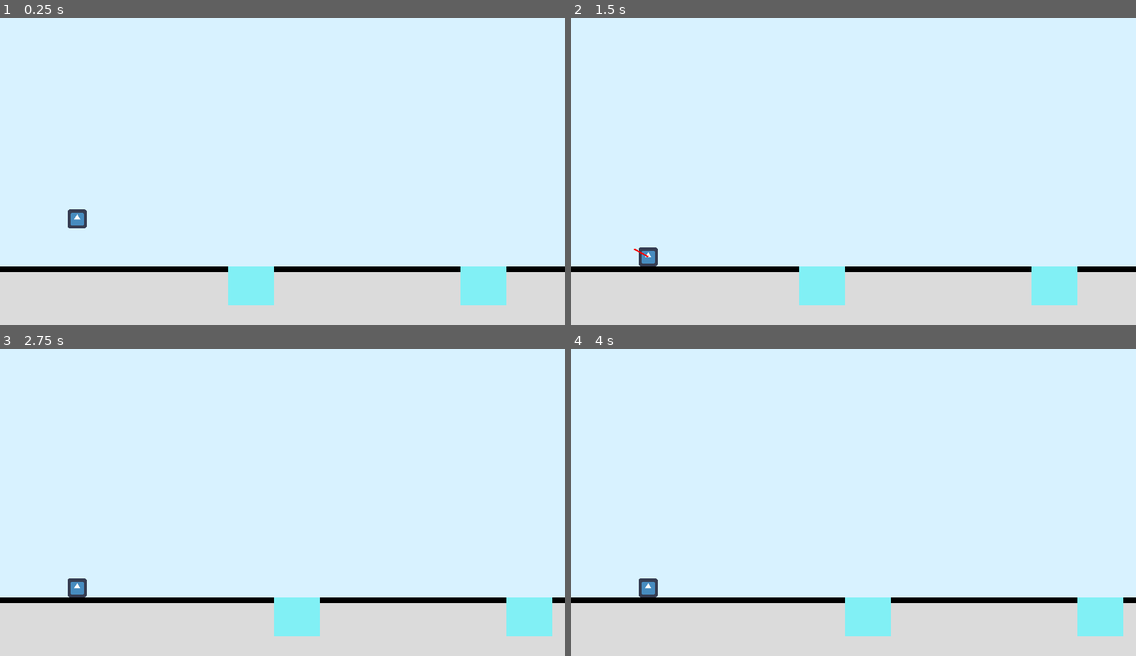
Above: before the commit, frames 1-4 (two rows, left to right).
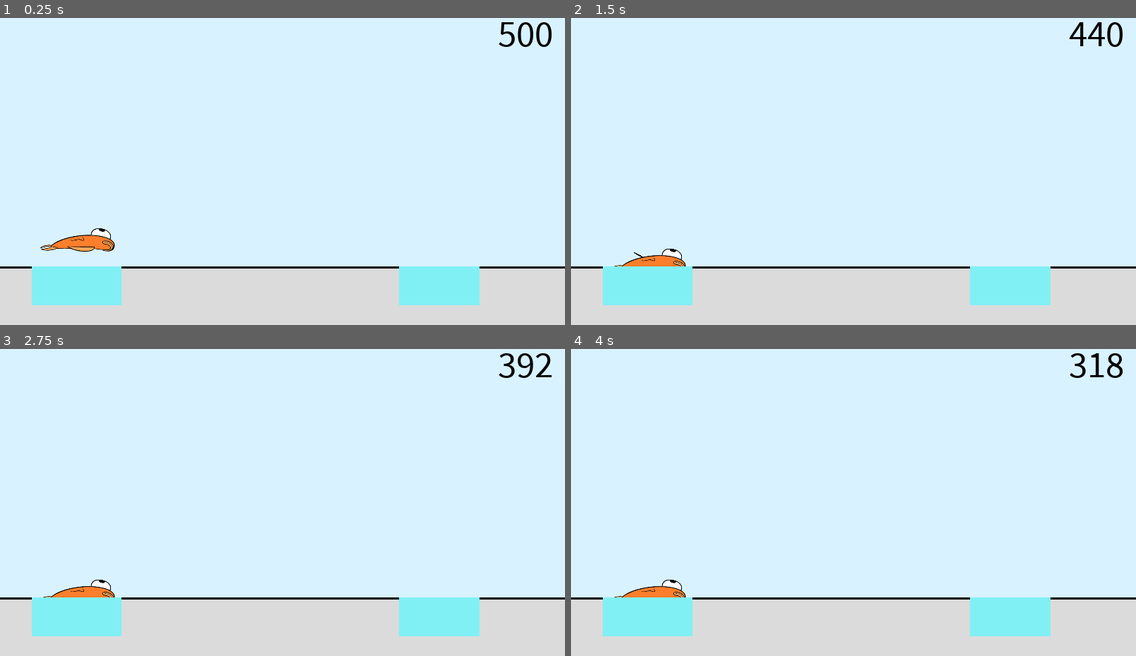
Above: after the commit, the same moments.

Repository: lajollagamesclub/fish-flop
Game: Godot game, scene res://Main.tscn
The game is run twice, just before and just after one commit, with the same random seed, the same clock (stepped at 60 frames per second) and the same inputs. The engine's default icon, where the game draws it, is replaced by a stand-in: a white triangle on a blue panel in a dark square.
Inputs (mouse positions are in pixels of both pictures, inside the frame that each line leads up to):
- Up to frame 1 (0.25 s): no input
- Up to frame 2 (1.5 s): move the mouse to (977, 150) at 0.52 s; click (977, 150) at 0.67 s; drag from (740, 180) to (825, 229) at 1.27 s
- Up to frame 3 (2.75 s): move the mouse to (339, 428) at 2.02 s; click (339, 428) at 2.17 s
- Up to frame 4 (4 s): drag from (825, 560) to (684, 450) at 2.77 s; move the mouse to (1023, 545) at 3.52 s; click (1023, 545) at 3.67 s

The runs differ from the first frame. In frame 1, 6.7% of the frame differs, in the area x 0-100%, y 1-94%; in frame 2, 6.5%; in frame 3, 7.3%; in frame 4, 7.3%.

Commit message:
Add full game

Diff:
--- a/src/DragListener.gd
+++ b/src/DragListener.gd
@@ -21,7 +21,7 @@
 			initial_drag_pos = event.position
 
 func _draw():
-	if initial_drag_pos == null:
+	if initial_drag_pos == null or GameState.dead:
 		return
 	drag_vector = -(get_viewport().get_mouse_position() - initial_drag_pos)
-	draw_line(Vector2(), drag_vector, Color(1, 0, 0), 5.0)
+	draw_line(Vector2(), drag_vector, Color(0, 0, 0), 4.0)
--- /dev/null
+++ b/src/GameState.gd
@@ -0,0 +1,4 @@
+extends Node
+
+var score: int = 0
+var dead: bool = false
--- /dev/null
+++ b/src/Main.gd
@@ -0,0 +1,16 @@
+extends Node2D
+
+var dead: bool = false
+
+func _ready():
+	GameState.score = 0
+	GameState.dead = false
+
+
+func _on_Player_dead():
+	GameState.dead = true
+	$UI/DeathText.visible = true
+
+func _input(event):
+	if event is InputEventMouseButton and GameState.dead and event.pressed:
+		get_tree().reload_current_scene()
--- a/src/Main.tscn
+++ b/src/Main.tscn
@@ -1,24 +1,48 @@
-[gd_scene load_steps=10 format=2]
+[gd_scene load_steps=18 format=2]
 
-[ext_resource path="res://icon.png" type="Texture" id=1]
+[ext_resource path="res://fish-frames/flop-1.png" type="Texture" id=1]
 [ext_resource path="res://Player.gd" type="Script" id=2]
 [ext_resource path="res://Floor.gd" type="Script" id=3]
 [ext_resource path="res://PuddleSpawner.gd" type="Script" id=4]
 [ext_resource path="res://DragListener.gd" type="Script" id=5]
 [ext_resource path="res://Camera2D.gd" type="Script" id=6]
+[ext_resource path="res://theme.tres" type="Theme" id=7]
+[ext_resource path="res://ScoreLabel.gd" type="Script" id=8]
+[ext_resource path="res://fish-frames/flop-2.png" type="Texture" id=9]
+[ext_resource path="res://fish-frames/dead.png" type="Texture" id=10]
+[ext_resource path="res://Main.gd" type="Script" id=11]
+[ext_resource path="res://SourceSansPro-Regular.ttf" type="DynamicFontData" id=12]
 
-[sub_resource type="RectangleShape2D" id=1]
-extents = Vector2( 31.8474, 31.9253 )
+[sub_resource type="SpriteFrames" id=4]
+animations = [ {
+"frames": [ ExtResource( 1 ), ExtResource( 9 ) ],
+"loop": true,
+"name": "flying",
+"speed": 9.0
+}, {
+"frames": [ ExtResource( 10 ) ],
+"loop": true,
+"name": "lying",
+"speed": 5.0
+} ]
+
+[sub_resource type="RectangleShape2D" id=5]
+extents = Vector2( 88.7903, 1138.38 )
 
 [sub_resource type="StyleBoxFlat" id=2]
 bg_color = Color( 0.858824, 0.858824, 0.858824, 1 )
-border_width_top = 20
+border_width_top = 8
 border_color = Color( 0, 0, 0, 1 )
 
 [sub_resource type="RectangleShape2D" id=3]
 extents = Vector2( 960, 100 )
 
+[sub_resource type="DynamicFont" id=6]
+size = 128
+font_data = ExtResource( 12 )
+
 [node name="Main" type="Node2D"]
+script = ExtResource( 11 )
 
 [node name="Camera2D" type="Camera2D" parent="."]
 position = Vector2( 0, 540 )
@@ -27,18 +51,30 @@
 limit_bottom = 1080
 script = ExtResource( 6 )
 
-[node name="Player" type="KinematicBody2D" parent="."]
+[node name="Player" type="KinematicBody2D" parent="." groups=[
+"player",
+]]
 position = Vector2( 262.214, 705.746 )
 script = ExtResource( 2 )
 
-[node name="Sprite" type="Sprite" parent="Player"]
-texture = ExtResource( 1 )
-
-[node name="CollisionShape2D" type="CollisionShape2D" parent="Player"]
-shape = SubResource( 1 )
+[node name="AnimatedSprite" type="AnimatedSprite" parent="Player"]
+frames = SubResource( 4 )
+animation = "lying"
+playing = true
+flip_h = true
 
 [node name="DragListener" type="Node2D" parent="Player"]
+show_behind_parent = true
+position = Vector2( 0, 60 )
 script = ExtResource( 5 )
+
+[node name="CollisionPolygon2D" type="CollisionPolygon2D" parent="Player"]
+polygon = PoolVector2Array( -83.7953, -22.9135, -53.2598, -11.5375, -28.7116, -6.1488, -10.7495, -23.5122, -4.16345, -39.678, 35.3531, -55.2452, 77.2647, -51.054, 93.4305, -36.6844, 100.017, -16.926, 92.2331, 5.22717, 72.4748, 35.7627, 36.5506, 61.5084, 23.9772, 60.3109, 16.1936, 75.8781, 0.02771, 80.0692, -20.9281, 72.2856, -46.6737, 28.5779, -67.6295, 8.22083, -80.8017, -12.7349 )
+
+[node name="PuddleFinder" type="Area2D" parent="Player"]
+
+[node name="CollisionShape2D" type="CollisionShape2D" parent="Player/PuddleFinder"]
+shape = SubResource( 5 )
 
 [node name="Floor" type="KinematicBody2D" parent="."]
 position = Vector2( 0, 880 )
@@ -61,4 +97,38 @@
 
 [node name="InitialPosition" type="Node2D" parent="PuddleSpawner"]
 position = Vector2( 260.519, 880 )
+
+[node name="UI" type="CanvasLayer" parent="."]
+
+[node name="ScoreLabel" type="Label" parent="UI"]
+anchor_left = 1.0
+anchor_right = 1.0
+margin_left = -550.085
+margin_top = 4.42785
+margin_right = -41.0852
+margin_bottom = 1292.43
+theme = ExtResource( 7 )
+custom_colors/font_color = Color( 0, 0, 0, 1 )
+text = "0"
+align = 2
+script = ExtResource( 8 )
+__meta__ = {
+"_edit_use_anchors_": false
+}
+
+[node name="DeathText" type="Label" parent="UI"]
+visible = false
+anchor_right = 1.0
+anchor_bottom = 1.0
+custom_fonts/font = SubResource( 6 )
+custom_colors/font_color = Color( 0, 0, 0, 1 )
+text = "YOU'VE BEEN FRIED!
+TAP TO RESTART"
+align = 1
+valign = 1
+__meta__ = {
+"_edit_use_anchors_": false
+}
+[connection signal="dead" from="Player" to="." method="_on_Player_dead"]
 [connection signal="dragged" from="Player/DragListener" to="Player" method="_on_DragListener_dragged"]
+[connection signal="area_entered" from="Player/PuddleFinder" to="Player" method="_on_PuddleFinder_area_entered"]
--- a/src/Player.gd
+++ b/src/Player.gd
@@ -1,28 +1,56 @@
 extends KinematicBody2D
+
+signal dead
 
 enum STATES {
 	bouncing,
 	flying,
-	on_ground
+	on_ground,
+	dead
 }
 
 const player_state = preload("res://player_state.tres")
 
-var accel: Vector2 = Vector2(0.0, 400.0)
+var accel: Vector2 = Vector2(0.0, 750.0)
 var vel: Vector2 = Vector2(0.0, 0.0)
 var state: int = STATES.flying
+var ok: bool = false
+
+func _ready():
+	player_state.position = Vector2()
 
 func _physics_process(delta):
 	vel += accel*delta
 
+	if state == STATES.on_ground:
+		GameState.score -= 1.0
+		if not ok:
+			emit_signal("dead")
+			state = STATES.dead
+			set_physics_process(false)
+
 	if move_and_collide(vel*delta, true, true, true) != null: # should mean on ground
 		vel.y = 0.0
 		vel.x = 0.0
-		state = STATES.on_ground
-	else:
-		state = STATES.flying
+		if state != STATES.on_ground:
+			state = STATES.on_ground
+			$AnimatedSprite.play("lying")
+
+#	else:
+#		if state != STATES.flying:
+#			state = STATES.flying
+#			$AnimatedSprite.play("flying")
 	player_state.move(vel*delta)
 
 
 func _on_DragListener_dragged(drag_vector):
-	vel = drag_vector
+	if state != STATES.on_ground:
+		return
+	state = STATES.flying
+	$AnimatedSprite.play("flying")
+	drag_vector.x = max(drag_vector.x, 0.0) # can't go to the left
+	vel += drag_vector*1.3
+
+
+func _on_PuddleFinder_area_entered(area):
+	GameState.score += 500
--- a/src/Puddle.gd
+++ b/src/Puddle.gd
@@ -5,6 +5,14 @@
 signal despawning
 
 func _ready():
+	randomize()
+	var width: float = rand_range(150, 400)
+	var new_shape = RectangleShape2D.new()
+	new_shape.extents = $OKArea/CollisionShape2D.shape.extents
+	$OKArea/CollisionShape2D.shape = new_shape
+	$ColorRect.rect_size.x = width
+	$ColorRect.rect_position.x = -width/2.0
+	$OKArea/CollisionShape2D.shape.extents.x = width/2.0
 	player_state.connect("moved", self, "_on_player_moved")
 
 func _on_player_moved(move_vector: Vector2):
@@ -14,3 +22,13 @@
 	if global_position.x <= -400.0:
 		emit_signal("despawning")
 		queue_free()
+
+
+func _on_OKArea_body_entered(body):
+	if body.is_in_group("player"):
+		body.ok = true
+
+
+func _on_OKArea_body_exited(body):
+	if body.is_in_group("player"):
+		body.ok = false
--- a/src/Puddle.tscn
+++ b/src/Puddle.tscn
@@ -1,6 +1,9 @@
-[gd_scene load_steps=2 format=2]
+[gd_scene load_steps=3 format=2]
 
 [ext_resource path="res://Puddle.gd" type="Script" id=1]
+
+[sub_resource type="RectangleShape2D" id=1]
+extents = Vector2( 79.1805, 67.9417 )
 
 [node name="Puddle" type="Node2D"]
 script = ExtResource( 1 )
@@ -13,3 +16,10 @@
 __meta__ = {
 "_edit_use_anchors_": false
 }
+
+[node name="OKArea" type="Area2D" parent="."]
+
+[node name="CollisionShape2D" type="CollisionShape2D" parent="OKArea"]
+shape = SubResource( 1 )
+[connection signal="body_entered" from="OKArea" to="." method="_on_OKArea_body_entered"]
+[connection signal="body_exited" from="OKArea" to="." method="_on_OKArea_body_exited"]
--- a/src/PuddleSpawner.gd
+++ b/src/PuddleSpawner.gd
@@ -5,18 +5,23 @@
 	randomize()
 
 	var cur_spawn_position: Vector2 = get_node("InitialPosition").global_position
+	spawn_puddle(cur_spawn_position)
 	while cur_spawn_position.x < 5000.0:
-		last_puddle = spawn_puddle(cur_spawn_position)
+		last_puddle = spawn_puddle_with_offset(cur_spawn_position)
 		cur_spawn_position = last_puddle.global_position
 
 func on_puddle_despawned():
 	var start_position = last_puddle.global_position
-	last_puddle = spawn_puddle(start_position)
+	last_puddle = spawn_puddle_with_offset(start_position)
 
-func spawn_puddle(initial_position: Vector2) -> Node2D:
-	var new_position: Vector2 = initial_position + Vector2(rand_range(500, 800), 0.0)
+func spawn_puddle_with_offset(initial_position: Vector2) -> Node2D:
+	var new_position: Vector2 = initial_position + Vector2(rand_range(400, 1300), 0.0)
+	return spawn_puddle(new_position)
+
+func spawn_puddle(target_position: Vector2) -> Node2D:
 	var cur_puddle: Node2D = preload("res://Puddle.tscn").instance()
 	add_child(cur_puddle)
-	cur_puddle.global_position = new_position
+	cur_puddle.global_position = target_position
+	cur_puddle.global_position.y = get_node("../Floor").global_position.y
 	cur_puddle.connect("despawning", self, "on_puddle_despawned")
 	return cur_puddle
--- /dev/null
+++ b/src/ScoreLabel.gd
@@ -0,0 +1,4 @@
+extends Label
+
+func _process(delta):
+	text = str(GameState.score)
--- a/src/project.godot
+++ b/src/project.godot
@@ -19,6 +19,10 @@
 run/main_scene="res://Main.tscn"
 config/icon="res://icon.png"
 
+[autoload]
+
+GameState="*res://GameState.gd"
+
 [display]
 
 window/size/width=1920
--- /dev/null
+++ b/src/theme.tres
@@ -0,0 +1,10 @@
+[gd_resource type="Theme" load_steps=3 format=2]
+
+[ext_resource path="res://SourceSansPro-Regular.ttf" type="DynamicFontData" id=1]
+
+[sub_resource type="DynamicFont" id=1]
+size = 128
+font_data = ExtResource( 1 )
+
+[resource]
+default_font = SubResource( 1 )
Binary file added: src/SourceSansPro-Regular.ttf
Binary file added: src/fish-frames/dead.png
Not shown, added: src/fish-frames/dead.png.import
Binary file added: src/fish-frames/flop-1.png
Not shown, added: src/fish-frames/flop-1.png.import
Binary file added: src/fish-frames/flop-2.png
Not shown, added: src/fish-frames/flop-2.png.import
